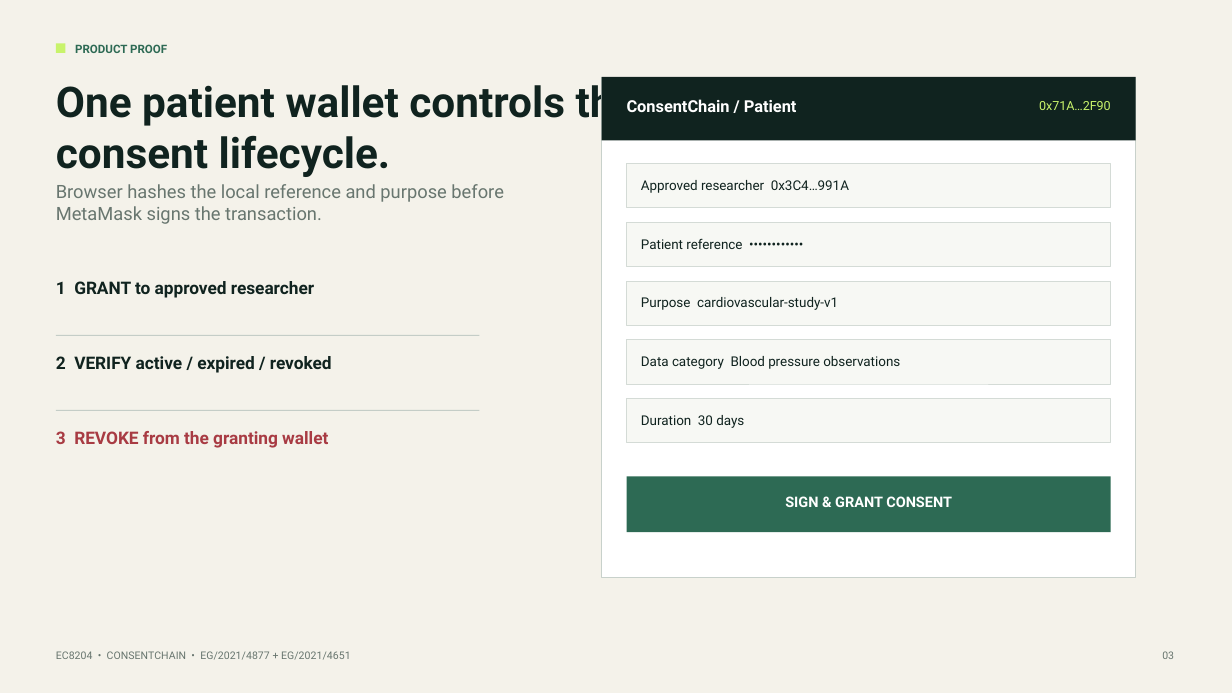
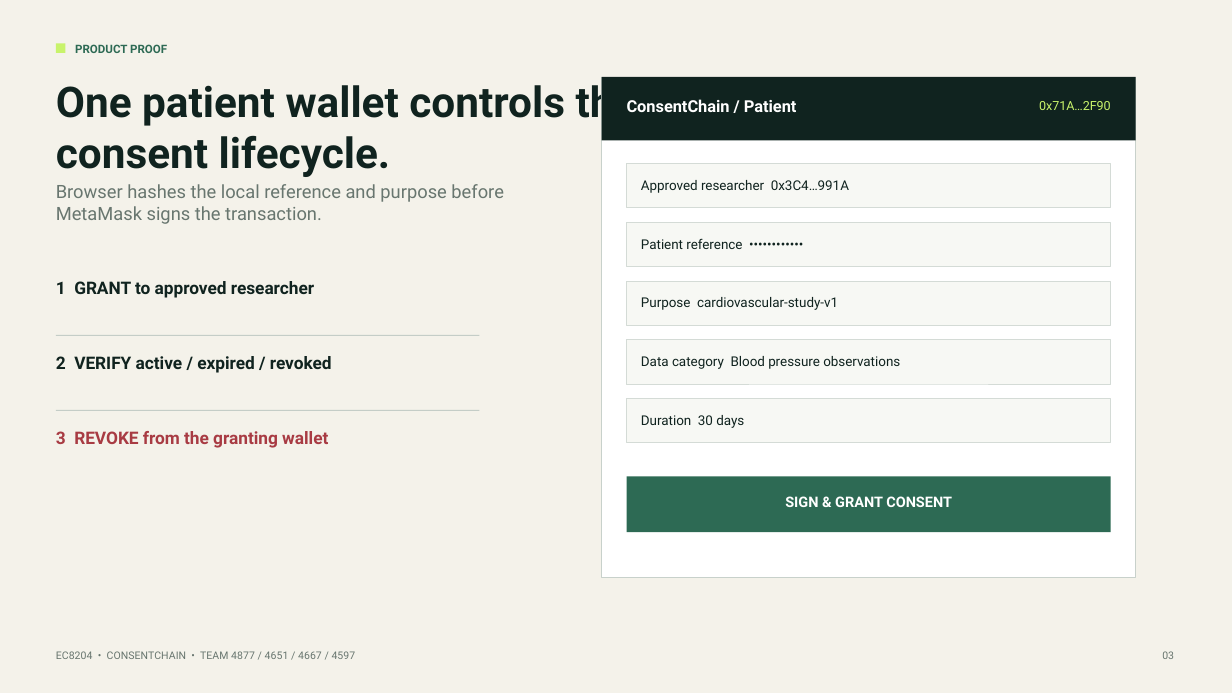
Before and after one commit to shux360/blockchain_project, a slide deck: slide 3 of deliverables/GP_XX_ConsentChain.pptx. Drawn at 1232x693 pixels with LibreOffice and Linux fonts; fonts in the diff are those of the drawing. Boxes give left, top, right and bottom in pixels: in the first picture for what was removed or moved away, otherwise in the second. Text is boxed around its words. In the diff, an @@ line names an element or a change of style, - is before the commit and + after.

```diff
--- a/deliverables/GP_XX_ConsentChain.pptx
+++ b/deliverables/GP_XX_ConsentChain.pptx
@@ text at (x1=56, y1=651, x2=356, y2=659): text changed @@
-EC8204 • CONSENTCHAIN • EG/2021/4877 + EG/2021/4651
+EC8204 • CONSENTCHAIN • TEAM 4877 / 4651 / 4667 / 4597
```
Also in this commit, not shown: 4 other slides changed, 4 other files.
